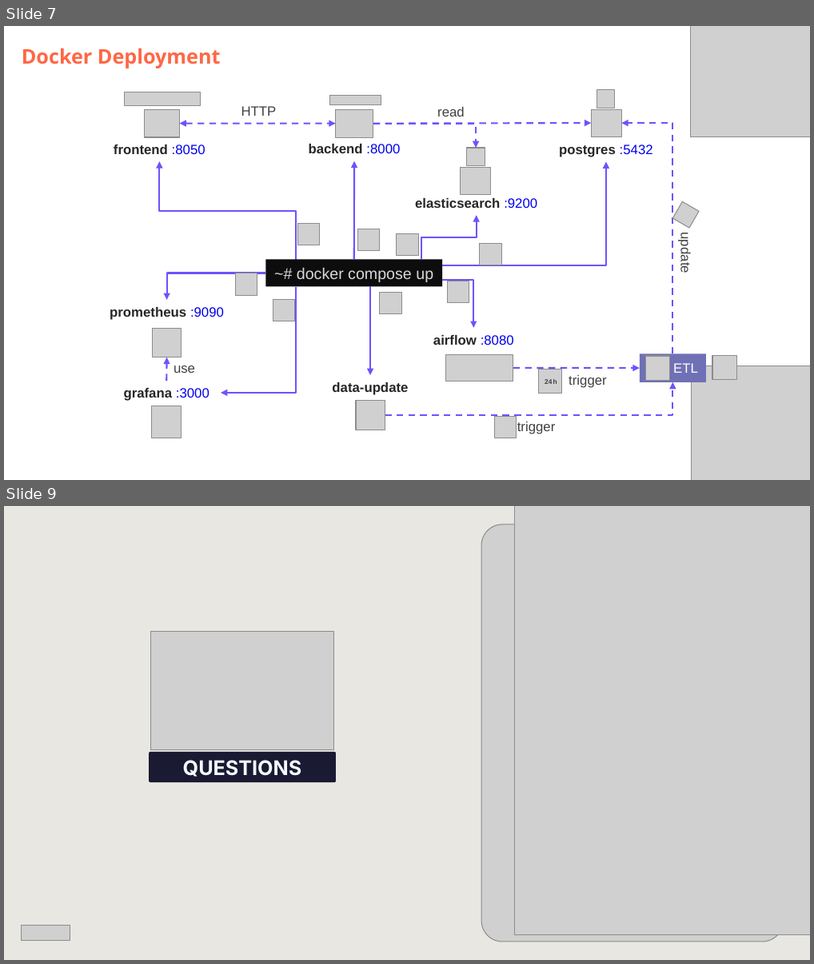
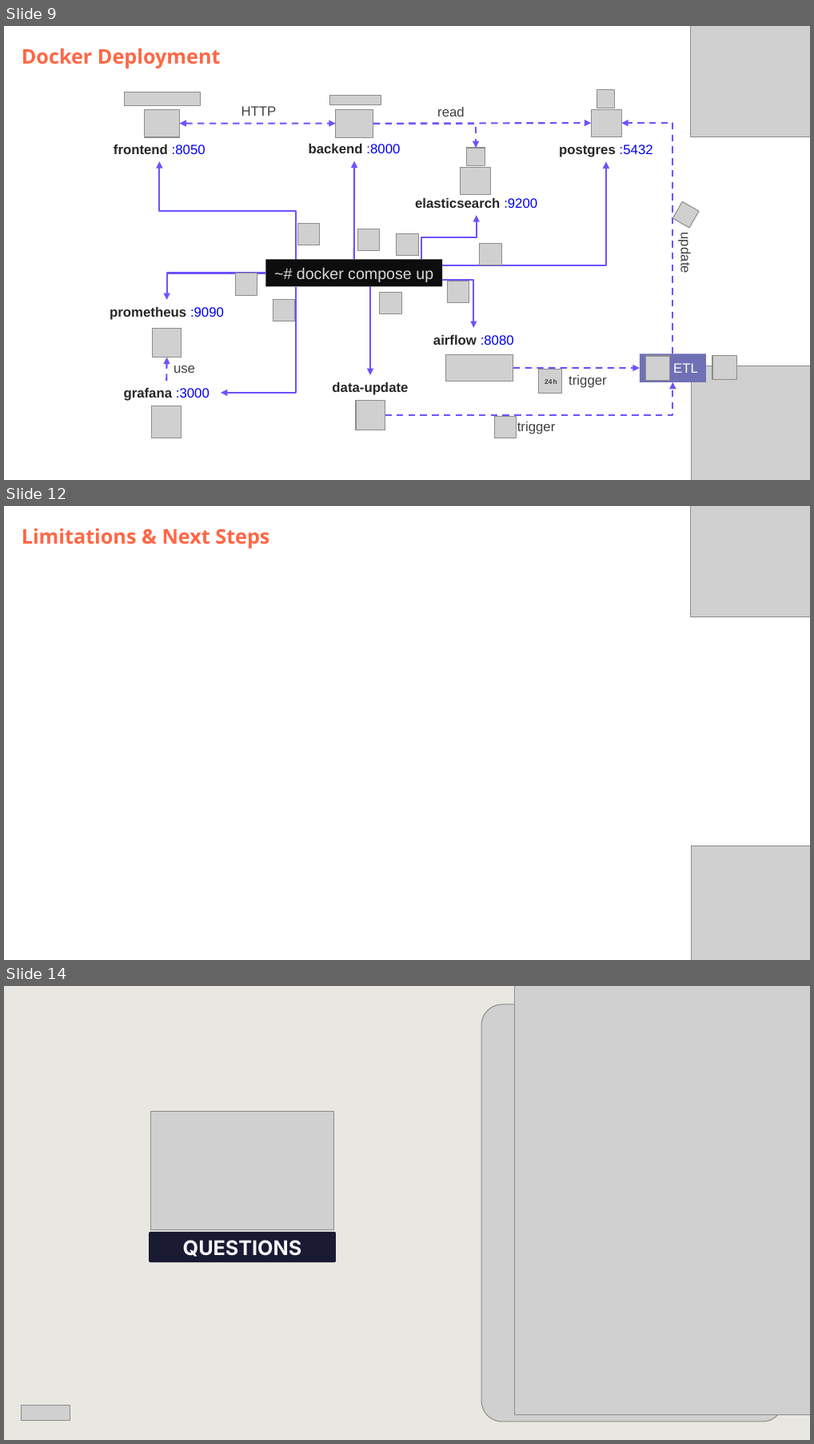
Before and after one commit to DataScientest-Studio/jun26bde-job-market, a slide deck: docs/defence/Defence.pptx. Shown one above the other, each under a label of ours: slides 7 and 9 before the commit, slides 9, 12 and 14 after it; the slides between them are not shown. The pictures are 814x964 and 814x1444 pixels, drawn with LibreOffice and Linux fonts; fonts in the diff are those of the drawing; grey boxes stand for pictures; background and template pictures are left out. Boxes give left, top, right and bottom in pixels: in the first picture for what was removed or moved away, otherwise in the second. Text is boxed around its words. In the diff, an @@ line names an element or a change of style, - is before the commit and + after.

```diff
--- a/docs/defence/Defence.pptx
+++ b/docs/defence/Defence.pptx
@@ slide 12 added at [4, 506, 810, 960], background #FFFFFF @@
@@ subtitle added at [22, 528, 270, 548], 18 pt, text #FF6745, bold @@
+Limitations & Next Steps
@@ picture added at [691, 506, 810, 617] @@
@@ picture added at [691, 845, 810, 960] @@
@@ what was slide 7 is now slide 9 @@
@@ what was slide 9 is now slide 14 @@
```
Also in this commit, not shown: 4 slides changed, 6 other slides added, 2 slides removed, 8 other files.
